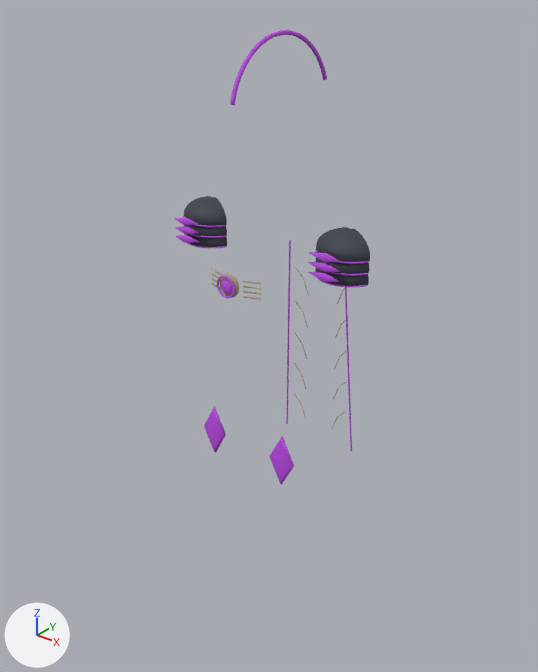
What one commit did to the OBJ model ArtSource/Heroes/ConceptModels/Zhaev-new-parts.obj.
The view is the same before and after, from a 50 mm lens placed at (1.121, -1.441, 2.028), pointed at (-0.04, 0.01, 1.127). The lights are fixed; the arrows at lower left show +X, +Y and +Z. The picture after the commit comes second. Where no turn or scale is listed for an object, it has been applied to the vertices. Vertices at exactly the same position are counted once.

In view in the first picture: 'Zhaev-new-parts'.
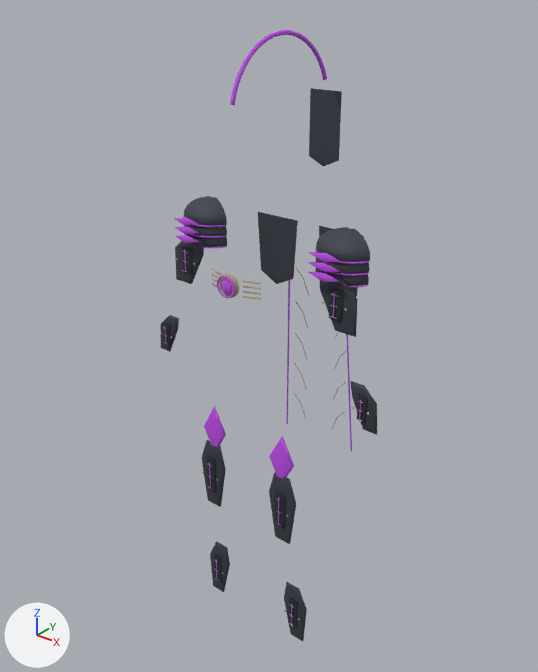
Changed parts and their boxes (x1, y1, x2, y2) in the pictures (538 x 672 px):
'Zhaev-new-parts', reshaped (11% wider, 35% taller): before (175, 30, 370, 484); after (160, 30, 377, 641)
part 1 of me_zhaev_new_parts, added: after (160, 88, 377, 641)

What the commit changed:
Material 'Zhaev_surface_0' (mat_zhaev_surface_0) is new.
Its base color is (0.018, 0.024, 0.035) (dark blue #242b35).
Its roughness is 0.7.
me_zhaev_new_parts is used by ob_zhaev_new_parts; location (0.0, 0.0, 0.0).
me_zhaev_new_parts had 4788 vertices, 9044 faces and spanned x -0.293..0.293, y -0.208..0.212, z 0.71..1.913.
me_zhaev_new_parts now has 6284 vertices, 11708 faces and spans x -0.373..0.373, y -0.208..0.213, z 0.213..1.913.
me_zhaev_new_parts part 1: 946 vertices added at x -0.373..0.373, y -0.158..0.213, z 0.213..1.763.
Other edits to the shape of me_zhaev_new_parts do not show in these pictures.
me_zhaev_new_parts gains material mat_zhaev_surface_0 (dark blue #242b35).
